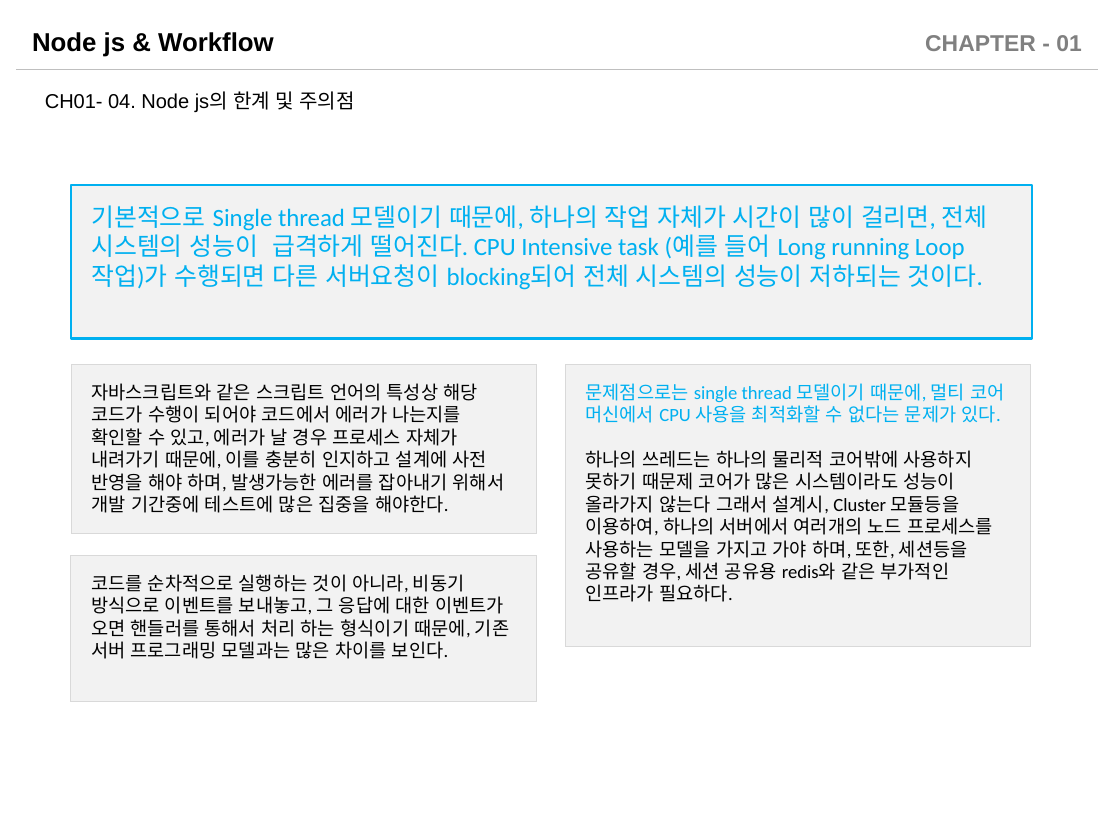
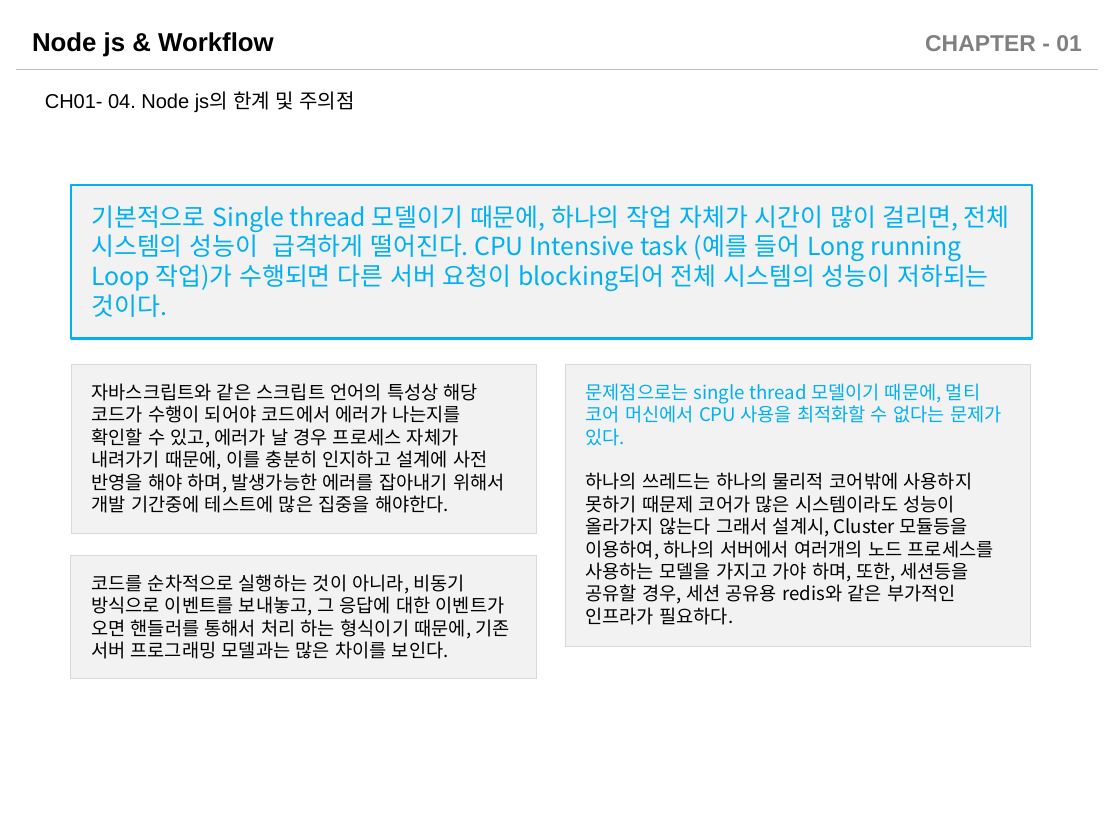
Before and after one commit to sabin21/NodeJS_Workflow_Study, a slide deck: slide 13 of CH01_Nodejs_Intro.pptx (slide 11 before the commit). Drawn at 1120x840 pixels with LibreOffice and Linux fonts; fonts in the diff are those of the drawing. Boxes give left, top, right and bottom in pixels: in the first picture for what was removed or moved away, otherwise in the second. Text is boxed around its words. In the diff, an @@ line names an element or a change of style, - is before the commit and + after.

Commit message:
문서들 부분적인 추가 및 수정

```diff
--- a/CH01_Nodejs_Intro.pptx
+++ b/CH01_Nodejs_Intro.pptx
@@ text in rectangle at bbox=[91, 205, 1010, 317]: text changed; font Calibri to Noto Sans CJK KR @@
-기본적으로 Single thread 모델이기 때문에, 하나의 작업 자체가 시간이 많이 걸리면, 전체 시스템의 성능이 급격하게 떨어진다. CPU Intensive task (예를 들어 Long running Loop 작업)가 수행되면 다른 서버요청이 blocking되어 전체 시스템의 성능이 저하되는 것이다.
+기본적으로 Single thread 모델이기 때문에, 하나의 작업 자체가 시간이 많이 걸리면, 전체 시스템의 성능이 급격하게 떨어진다. CPU Intensive task (예를 들어 Long running Loop 작업)가 수행되면 다른 서버 요청이 blocking되어 전체 시스템의 성능이 저하되는 것이다.
@@ font Calibri to Noto Sans CJK KR in 3 elements at bbox=[72, 364, 538, 533], bbox=[566, 364, 1032, 646], bbox=[71, 556, 536, 679] @@
@@ rectangle "코드를 순차적으로 실행하는 것이 아니라, ...": place and size @@
-rectangle "코드를 순차적으로 실행하는 것이 아니라, ..." at bbox=[71, 556, 536, 701]
+rectangle "코드를 순차적으로 실행하는 것이 아니라, ..." at bbox=[71, 556, 536, 679]
```
Also in this commit, not shown: 11 other slides changed, 2 slides added, 2 other files.
